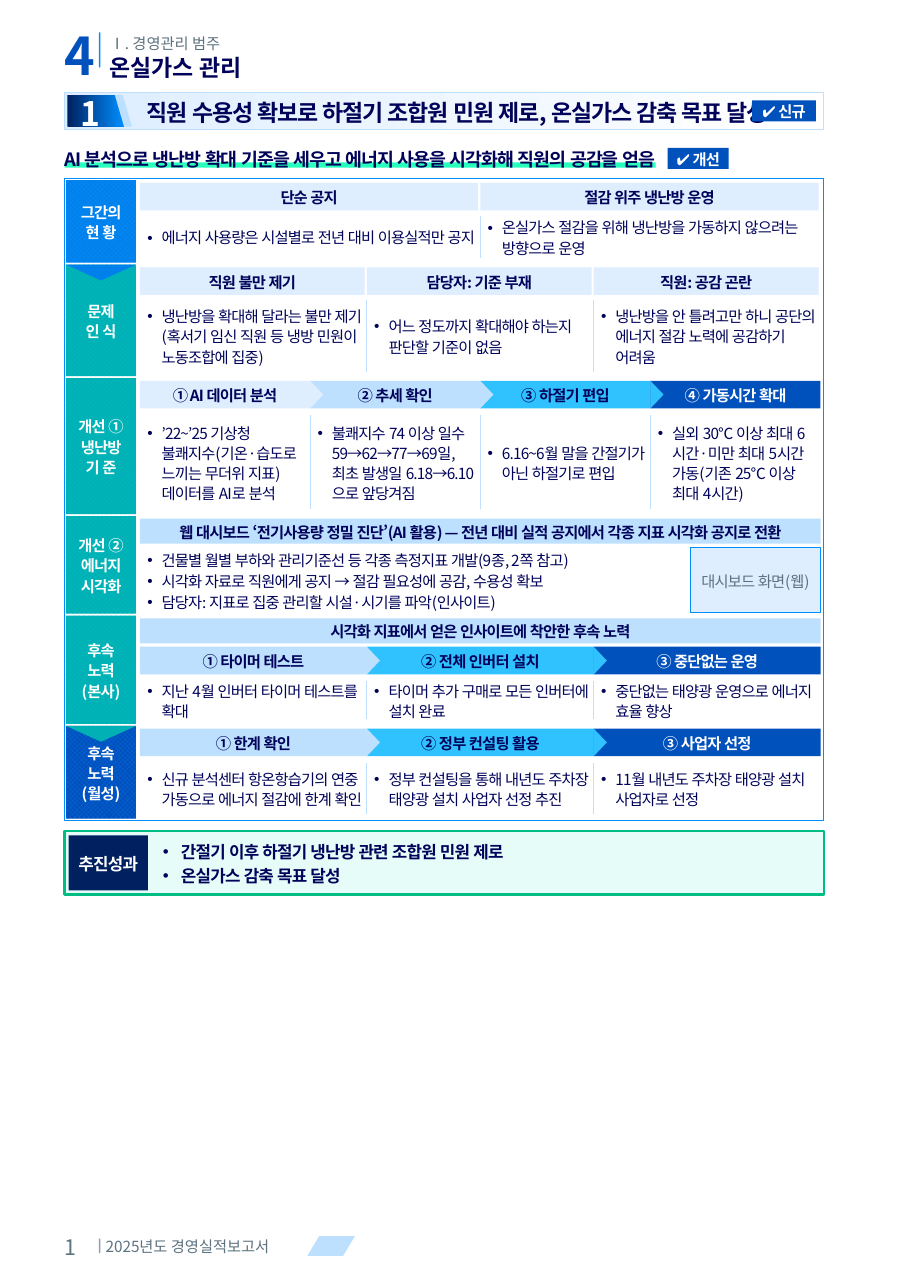
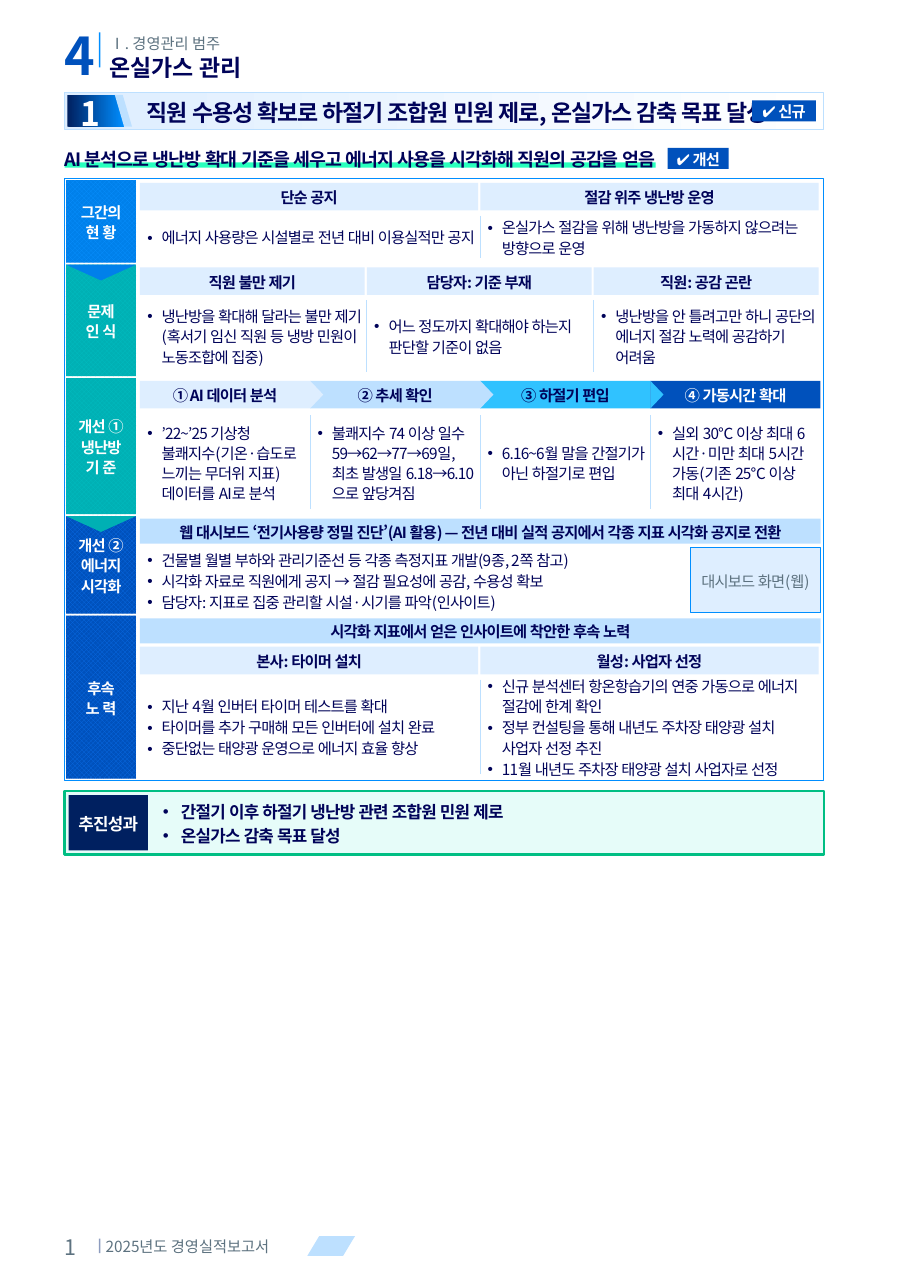
Before and after one commit to khjlsi-creator/claude, a slide deck: slide 1 of korad-경영평가-ppt/KORAD_경영평가_온실가스_수용성_A4세로.pptx. Drawn at 911x1288 pixels with LibreOffice and Linux fonts; fonts in the diff are those of the drawing. Boxes give left, top, right and bottom in pixels: in the first picture for what was removed or moved away, otherwise in the second. Text is boxed around its words. In the diff, an @@ line names an element or a change of style, - is before the commit and + after.

```diff
--- a/korad-경영평가-ppt/KORAD_경영평가_온실가스_수용성_A4세로.pptx
+++ b/korad-경영평가-ppt/KORAD_경영평가_온실가스_수용성_A4세로.pptx
@@ rectangle: place and size @@
-rectangle at box(65, 178, 824, 821)
+rectangle at box(65, 178, 824, 781)
@@ rectangle "개선 ②" at box(66, 517, 137, 615): fill pattern #00BEC2 on #00B0B4 to pattern #0A6BE6 on #0051BC @@
@@ freeform shape: place and size @@
-freeform shape at box(66, 726, 137, 741)
+freeform shape at box(66, 517, 137, 532)
@@ rectangle "후속" at box(66, 616, 137, 779): fill pattern #00BEC2 on #00B0B4 to pattern #0A6BE6 on #0051BC @@
@@ rectangle "후속": place and size @@
-rectangle "후속" at box(66, 616, 137, 724)
+rectangle "후속" at box(66, 616, 137, 779)
@@ rectangle "본사: 타이머 설치": place and size @@
-rectangle "본사: 타이머 설치" at box(367, 647, 594, 674)
+rectangle "본사: 타이머 설치" at box(140, 647, 478, 674)
@@ rectangle "본사: 타이머 설치" at box(140, 647, 478, 674): fill #30C2FF to #DEEEFF @@
@@ rectangle removed at box(140, 647, 367, 674) @@
-① 타이머 테스트
@@ text in rectangle at box(256, 654, 362, 669): text changed @@
-② 전체 인버터 설치
+본사: 타이머 설치
@@ freeform shape removed at box(367, 647, 380, 674) @@
@@ rectangle "월성: 사업자 선정": place and size @@
-rectangle "월성: 사업자 선정" at box(594, 728, 821, 756)
+rectangle "월성: 사업자 선정" at box(480, 647, 818, 674)
@@ rectangle "월성: 사업자 선정" at box(480, 647, 818, 674): fill #0051BC to #DEEEFF @@
@@ rectangle removed at box(594, 647, 821, 674) @@
-③ 중단없는 운영
@@ freeform shape removed at box(594, 647, 607, 674) @@
@@ text in rectangle at box(597, 654, 702, 669): text changed; text colour #FFFFFF to #000359 @@
-③ 사업자 선정
+월성: 사업자 선정
@@ line removed from (367, 681) to (367, 719) @@
@@ text removed at box(389, 684, 589, 719) @@
-• 타이머 추가 구매로 모든 인버터에 설치 완료
@@ line moved from (594, 681) - (594, 719) to (480, 680) - (480, 774) @@
@@ text added at box(502, 679, 799, 777), 10 pt, text #000359 @@
+• 신규 분석센터 항온항습기의 연중 가동으로 에너지 절감에 한계 확인
+• 정부 컨설팅을 통해 내년도 주차장 태양광 설치 사업자 선정 추진
+• 11월 내년도 주차장 태양광 설치 사업자로 선정
@@ text removed at box(615, 684, 813, 718) @@
-• 중단없는 태양광 운영으로 에너지 효율 향상
@@ text in rectangle at box(86, 701, 116, 716): text changed @@
-노력
-(본사)
+노 력
@@ rectangle removed at box(66, 726, 137, 818) @@
-후속
-노력
-(월성)
@@ rectangle removed at box(140, 728, 367, 756) @@
-① 한계 확인
@@ text at box(162, 720, 435, 756): paragraphs added @@
+• 타이머를 추가 구매해 모든 인버터에 설치 완료
+• 중단없는 태양광 운영으로 에너지 효율 향상
@@ rectangle removed at box(367, 728, 594, 756) @@
-② 정부 컨설팅 활용
@@ freeform shape removed at box(367, 728, 380, 756) @@
@@ freeform shape removed at box(594, 728, 607, 756) @@
@@ text removed at box(162, 772, 362, 807) @@
-• 신규 분석센터 항온항습기의 연중 가동으로 에너지 절감에 한계 확인
@@ line removed from (367, 763) to (367, 814) @@
@@ text removed at box(389, 772, 589, 807) @@
-• 정부 컨설팅을 통해 내년도 주차장 태양광 설치 사업자 선정 추진
@@ line removed from (594, 763) to (594, 814) @@
@@ text removed at box(615, 772, 805, 807) @@
-• 11월 내년도 주차장 태양광 설치 사업자로 선정
@@ 2 rectangles, 1 text: place and size @@
-2 rectangles, 1 text at box(65, 832, 824, 894)
+2 rectangles, 1 text at box(65, 791, 824, 854)
```
Also in this commit, not shown: 1 other file.
